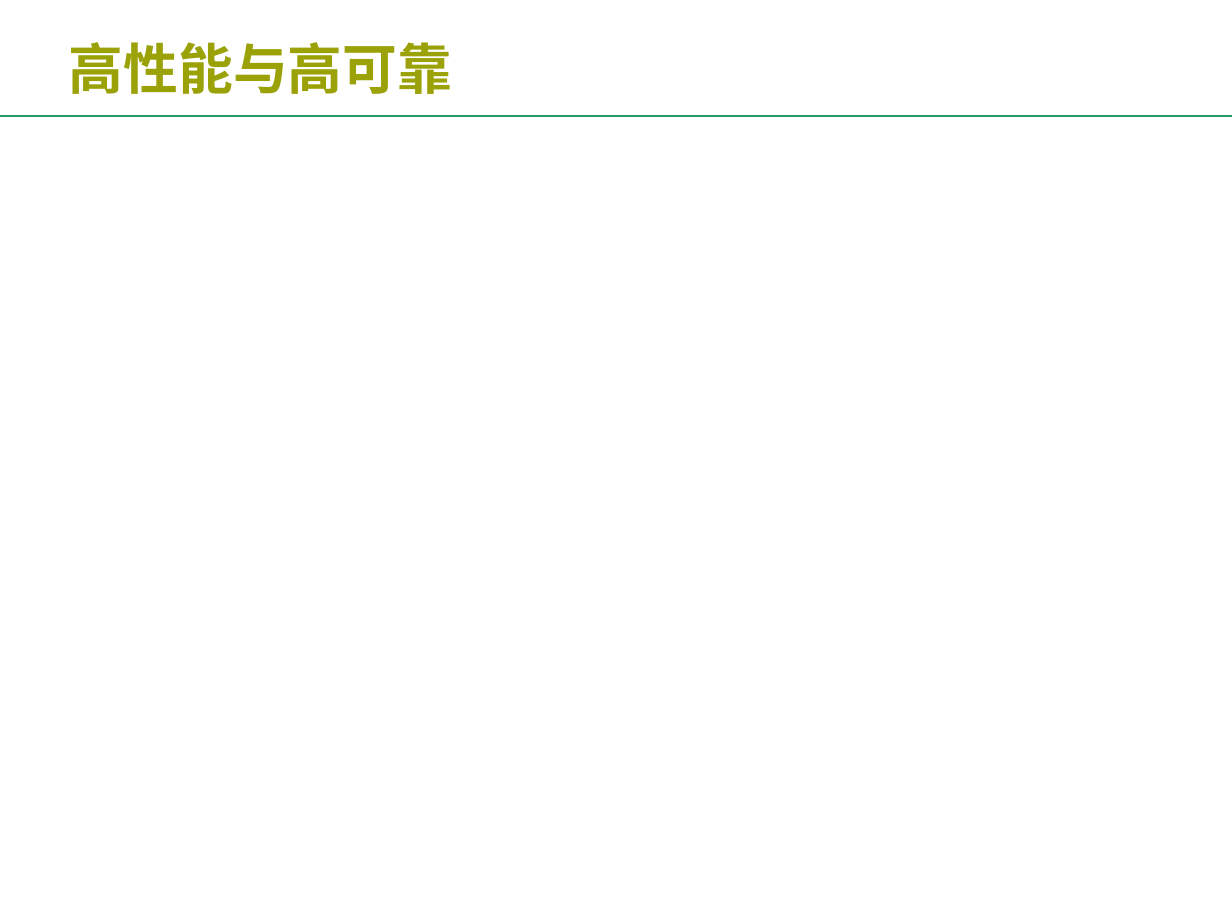
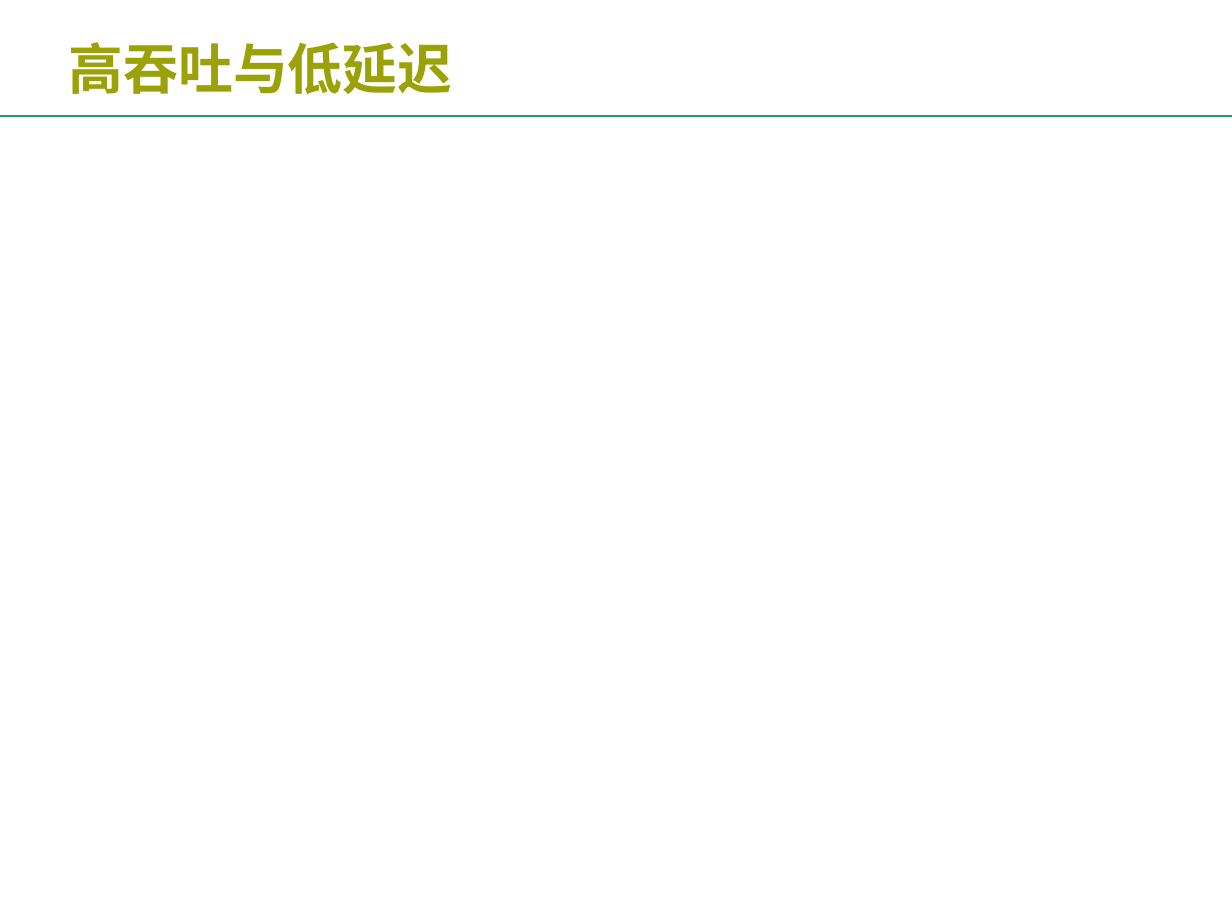
Before and after one commit to changshoumeng/me, a slide deck: slide 2 of 第六篇_IM的折中问题.pptx. Drawn at 1232x924 pixels with LibreOffice and Linux fonts; fonts in the diff are those of the drawing; background and template pictures are left out. Boxes give left, top, right and bottom in pixels: in the first picture for what was removed or moved away, otherwise in the second. Text is boxed around its words. In the diff, an @@ line names an element or a change of style, - is before the commit and + after.

```diff
--- a/第六篇_IM的折中问题.pptx
+++ b/第六篇_IM的折中问题.pptx
@@ title at (69,42,452,94): text changed @@
-高性能与高可靠
+高吞吐与低延迟
```
Also in this commit, not shown: 4 other files.
